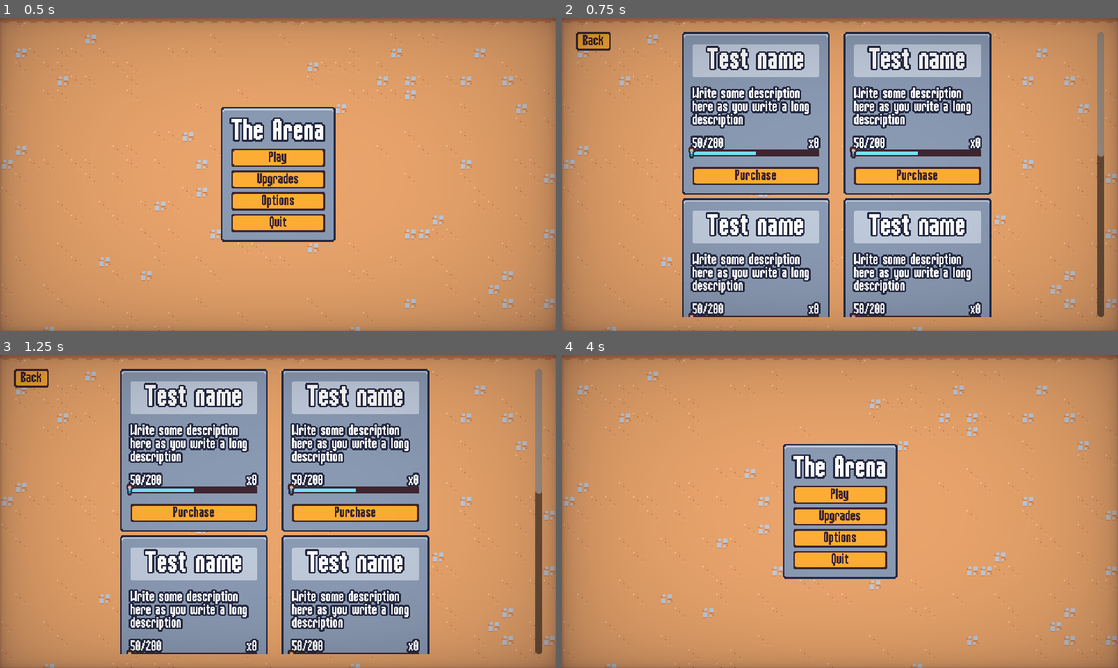
Above: before the commit, frames 1-4 (two rows, left to right).
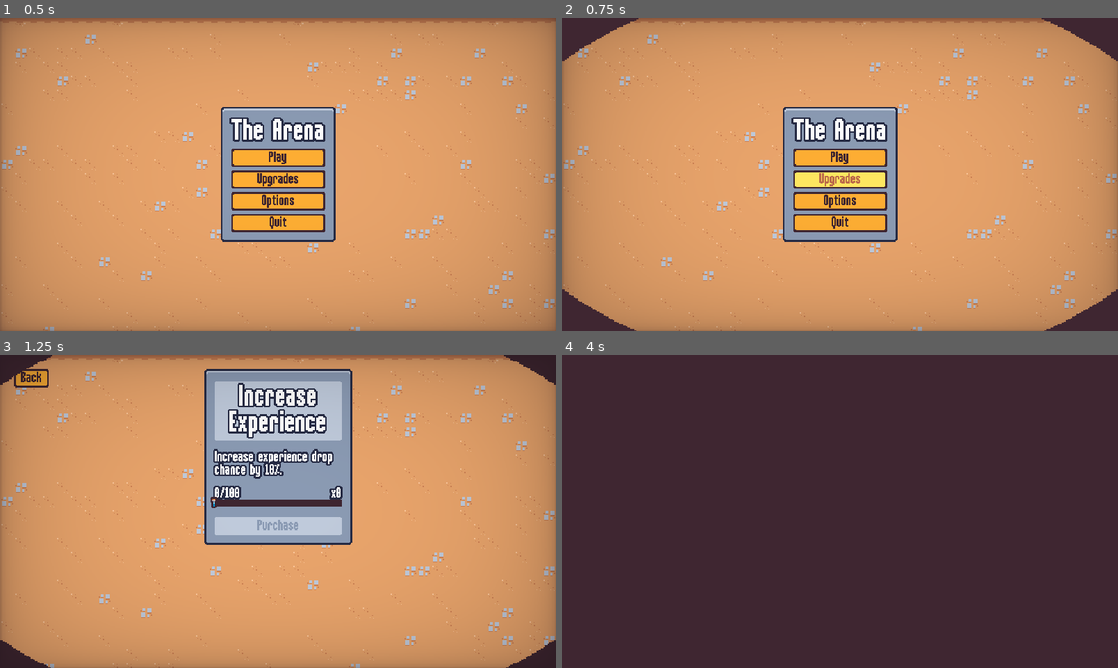
Above: after the commit, the same moments.

Repository: StefanKarasmilov/first_godot_project
Game: Godot game, scene res://scenes/ui/main_menu.tscn
Two runs of this game, one before a commit and one after it. Both use one fixed random seed, a clock stepped at 60 frames per second and the inputs below.
Inputs (mouse positions are in pixels of both pictures, inside the frame that each line leads up to):
- Up to frame 1 (0.5 s): no input
- Up to frame 2 (0.75 s): click "Upgrades" at 0.5 s
- Up to frame 3 (1.25 s): no input
- Up to frame 4 (4 s): click "Back" at 1.25 s; click (840, 536) at 2 s, where only the run before the commit has a clickable "Options"; click (840, 561) at 2.75 s, where only the run before the commit has a clickable "Windowed"; click "Back" at 3.5 s

Frame 1 is identical in both runs. In frame 2, 52% of the frame differs, in the area x 0-100%, y 0-100%; in frame 3, 48%; in frame 4, 99%.

Commit message:
after exoport

Diff:
--- a/icon.svg
+++ /dev/null
@@ -1 +0,0 @@
-<svg height="128" width="128" xmlns="http://www.w3.org/2000/svg"><rect x="2" y="2" width="124" height="124" rx="14" fill="#363d52" stroke="#212532" stroke-width="4"/><g transform="scale(.101) translate(122 122)"><g fill="#fff"><path d="M105 673v33q407 354 814 0v-33z"/><path d="m105 673 152 14q12 1 15 14l4 67 132 10 8-61q2-11 15-15h162q13 4 15 15l8 61 132-10 4-67q3-13 15-14l152-14V427q30-39 56-81-35-59-83-108-43 20-82 47-40-37-88-64 7-51 8-102-59-28-123-42-26 43-46 89-49-7-98 0-20-46-46-89-64 14-123 42 1 51 8 102-48 27-88 64-39-27-82-47-48 49-83 108 26 42 56 81zm0 33v39c0 276 813 276 814 0v-39l-134 12-5 69q-2 10-14 13l-162 11q-12 0-16-11l-10-65H446l-10 65q-4 11-16 11l-162-11q-12-3-14-13l-5-69z" fill="#478cbf"/><path d="M483 600c0 34 58 34 58 0v-86c0-34-58-34-58 0z"/><circle cx="725" cy="526" r="90"/><circle cx="299" cy="526" r="90"/></g><g fill="#414042"><circle cx="307" cy="532" r="60"/><circle cx="717" cy="532" r="60"/></g></g></svg>
--- a/project.godot
+++ b/project.godot
@@ -15,7 +15,12 @@
 config/use_custom_user_dir=true
 config/custom_user_dir_name="2DSurvivorsCourse"
 config/features=PackedStringArray("4.2", "Forward Plus")
-config/icon="res://icon.svg"
+boot_splash/bg_color=Color(0.247059, 0.14902, 0.192157, 1)
+boot_splash/image="res://icon.png"
+boot_splash/fullsize=false
+boot_splash/use_filter=false
+config/icon="res://icon.png"
+config/windows_native_icon="res://icon.ico"
 
 [autoload]
 
@@ -35,6 +40,7 @@
 window/size/window_width_override=1920
 window/size/window_height_override=1080
 window/stretch/mode="viewport"
+window/size/mode.debug=0
 
 [dotnet]
 
--- a/resources/theme/theme.tres
+++ b/resources/theme/theme.tres
@@ -8,6 +8,14 @@
 content_margin_top = 4.0
 content_margin_right = 4.0
 content_margin_bottom = 4.0
+texture = ExtResource("1_qu1qa")
+texture_margin_left = 1.0
+texture_margin_top = 1.0
+texture_margin_right = 1.0
+texture_margin_bottom = 1.0
+region_rect = Rect2(18, 2, 12, 12)
+
+[sub_resource type="StyleBoxTexture" id="StyleBoxTexture_b0hn3"]
 texture = ExtResource("1_qu1qa")
 texture_margin_left = 1.0
 texture_margin_top = 1.0
@@ -81,6 +89,37 @@
 [sub_resource type="StyleBoxFlat" id="StyleBoxFlat_gn25d"]
 bg_color = Color(0.247059, 0.14902, 0.192157, 1)
 
+[sub_resource type="StyleBoxFlat" id="StyleBoxFlat_bf0lw"]
+bg_color = Color(0.996078, 0.682353, 0.203922, 1)
+border_width_left = 2
+border_width_top = 2
+border_width_right = 2
+border_width_bottom = 2
+border_color = Color(0.8, 0.8, 0.8, 0)
+
+[sub_resource type="StyleBoxFlat" id="StyleBoxFlat_gau64"]
+bg_color = Color(0.996078, 0.682353, 0.203922, 1)
+border_width_left = 2
+border_width_top = 2
+border_width_right = 2
+border_width_bottom = 2
+border_color = Color(0.8, 0.8, 0.8, 0)
+
+[sub_resource type="StyleBoxFlat" id="StyleBoxFlat_ff3bs"]
+bg_color = Color(0.996078, 0.682353, 0.203922, 1)
+border_width_left = 2
+border_width_top = 2
+border_width_right = 2
+border_width_bottom = 2
+border_color = Color(0.8, 0.8, 0.8, 0)
+
+[sub_resource type="StyleBoxFlat" id="StyleBoxFlat_nhlwe"]
+content_margin_left = 4.0
+content_margin_top = 0.0
+content_margin_right = 4.0
+content_margin_bottom = 0.0
+bg_color = Color(0.247059, 0.14902, 0.192157, 1)
+
 [resource]
 default_font = ExtResource("1_a3hcd")
 default_font_size = 16
@@ -93,9 +132,11 @@
 BlueOutlineLabel/constants/shadow_offset_x = 0
 BlueOutlineLabel/constants/shadow_offset_y = 0
 Button/colors/font_color = Color(0.247059, 0.14902, 0.192157, 1)
+Button/colors/font_disabled_color = Color(0.545098, 0.607843, 0.705882, 1)
 Button/colors/font_focus_color = Color(0.247059, 0.14902, 0.192157, 1)
 Button/colors/font_hover_color = Color(0.741176, 0.423529, 0.290196, 1)
 Button/colors/font_pressed_color = Color(0.247059, 0.14902, 0.192157, 1)
+Button/styles/disabled = SubResource("StyleBoxTexture_b0hn3")
 Button/styles/focus = SubResource("StyleBoxEmpty_2n2ts")
 Button/styles/hover = SubResource("StyleBoxTexture_j4iji")
 Button/styles/normal = SubResource("StyleBoxTexture_ehhev")
@@ -108,3 +149,7 @@
 Label/constants/line_spacing = 0
 PanelContainer/styles/panel = SubResource("StyleBoxTexture_heyaq")
 ProgressBar/styles/background = SubResource("StyleBoxFlat_gn25d")
+VScrollBar/styles/grabber = SubResource("StyleBoxFlat_bf0lw")
+VScrollBar/styles/grabber_highlight = SubResource("StyleBoxFlat_gau64")
+VScrollBar/styles/grabber_pressed = SubResource("StyleBoxFlat_ff3bs")
+VScrollBar/styles/scroll = SubResource("StyleBoxFlat_nhlwe")
--- a/scenes/autoload/screen_transition.gd
+++ b/scenes/autoload/screen_transition.gd
@@ -1,19 +1,13 @@
 extends CanvasLayer
 
 signal transition_halfway
-
-var skip_emit = false
 
 
 func transition():
 	$AnimationPlayer.play("default")
 	await transition_halfway
-	skip_emit = true
 	$AnimationPlayer.play_backwards("default")
 
 
 func emit_transition_halfway():
-	if skip_emit:
-		skip_emit = false
-		return
 	transition_halfway.emit()
--- a/scenes/autoload/screen_transition.tscn
+++ b/scenes/autoload/screen_transition.tscn
@@ -68,7 +68,7 @@
 tracks/2/interp = 1
 tracks/2/loop_wrap = true
 tracks/2/keys = {
-"times": PackedFloat32Array(0, 0.01),
+"times": PackedFloat32Array(0, 0.03),
 "transitions": PackedFloat32Array(1, 1),
 "update": 1,
 "values": [false, true]
--- a/scenes/ui/main_menu.gd
+++ b/scenes/ui/main_menu.gd
@@ -16,14 +16,14 @@
 
 
 func on_play_pressed():
-	#ScreenTransition.transition()
-	#await ScreenTransition.transition_halfway
+	ScreenTransition.transition()
+	await ScreenTransition.transition_halfway
 	get_tree().change_scene_to_file("res://scenes/main/main.tscn")
 
 
 func on_options_pressed():
-	#ScreenTransition.transition()
-	#await ScreenTransition.transition_halfway
+	ScreenTransition.transition()
+	await ScreenTransition.transition_halfway
 
 	var options_instance = options_scene.instantiate()
 	add_child(options_instance)
@@ -31,6 +31,8 @@
 
 
 func on_upgrades_pressed():
+	ScreenTransition.transition()
+	await ScreenTransition.transition_halfway
 	get_tree().change_scene_to_file("res://scenes/ui/meta_menu.tscn")
 
 
@@ -39,4 +41,6 @@
 
 
 func on_options_closed(options_instance: Node):
+	ScreenTransition.transition()
+	await ScreenTransition.transition_halfway
 	options_instance.queue_free()
--- a/scenes/ui/meta_menu.gd
+++ b/scenes/ui/meta_menu.gd
@@ -18,4 +18,6 @@
 
 
 func on_back_pressed():
+	ScreenTransition.transition()
+	await ScreenTransition.transition_halfway
 	get_tree().change_scene_to_file("res://scenes/ui/main_menu.tscn")
--- a/scenes/ui/meta_menu.tscn
+++ b/scenes/ui/meta_menu.tscn
@@ -1,10 +1,9 @@
-[gd_scene load_steps=6 format=3 uid="uid://bkov8d0xyr5oe"]
+[gd_scene load_steps=5 format=3 uid="uid://bkov8d0xyr5oe"]
 
 [ext_resource type="Script" path="res://scenes/ui/meta_menu.gd" id="1_5dmhh"]
 [ext_resource type="TileSet" uid="uid://b7dx220ddwhwt" path="res://resources/tileset.tres" id="2_cf2bd"]
 [ext_resource type="Resource" uid="uid://vwucmy1uyhm4" path="res://resources/meta_upgrades/experience_gain.tres" id="2_ily1y"]
 [ext_resource type="PackedScene" uid="uid://tfdwausqy3ik" path="res://scenes/ui/vignette.tscn" id="4_iwhpm"]
-[ext_resource type="PackedScene" uid="uid://5vcnwffl8ufs" path="res://scenes/ui/meta_upgrade_card.tscn" id="4_xj37c"]
 
 [node name="MetaMenu" type="CanvasLayer"]
 layer = 4
@@ -16,52 +15,44 @@
 format = 2
 layer_0/tile_data = PackedInt32Array(589843, 0, 4, 524307, 0, 4, 458771, 0, 4, 393235, 0, 4, 327699, 0, 4, 262163, 0, 4 …(124622 unchanged characters)…
 
-[node name="MarginContainer" type="MarginContainer" parent="."]
+[node name="ScrollContainer" type="ScrollContainer" parent="."]
 anchors_preset = 15
 anchor_right = 1.0
 anchor_bottom = 1.0
 grow_horizontal = 2
 grow_vertical = 2
+
+[node name="MarginContainer" type="MarginContainer" parent="ScrollContainer"]
+layout_mode = 2
+size_flags_horizontal = 3
 theme_override_constants/margin_left = 16
 theme_override_constants/margin_top = 16
 theme_override_constants/margin_right = 16
 theme_override_constants/margin_bottom = 16
 
-[node name="ScrollContainer" type="ScrollContainer" parent="MarginContainer"]
-layout_mode = 2
-
-[node name="GridContainer" type="GridContainer" parent="MarginContainer/ScrollContainer"]
+[node name="GridContainer" type="GridContainer" parent="ScrollContainer/MarginContainer"]
 unique_name_in_owner = true
 layout_mode = 2
 size_flags_horizontal = 6
 theme_override_constants/h_separation = 16
+theme_override_constants/v_separation = 16
 columns = 2
 
-[node name="MetaUpgradeCard" parent="MarginContainer/ScrollContainer/GridContainer" instance=ExtResource("4_xj37c")]
-layout_mode = 2
+[node name="MarginContainer" type="MarginContainer" parent="."]
+anchors_preset = 9
+anchor_bottom = 1.0
+offset_right = 72.0
+grow_vertical = 2
+size_flags_horizontal = 3
+theme_override_constants/margin_left = 16
+theme_override_constants/margin_top = 16
+theme_override_constants/margin_right = 16
+theme_override_constants/margin_bottom = 16
 
-[node name="MetaUpgradeCard2" parent="MarginContainer/ScrollContainer/GridContainer" instance=ExtResource("4_xj37c")]
-layout_mode = 2
-
-[node name="MetaUpgradeCard3" parent="MarginContainer/ScrollContainer/GridContainer" instance=ExtResource("4_xj37c")]
-layout_mode = 2
-
-[node name="MetaUpgradeCard4" parent="MarginContainer/ScrollContainer/GridContainer" instance=ExtResource("4_xj37c")]
-layout_mode = 2
-
-[node name="MetaUpgradeCard5" parent="MarginContainer/ScrollContainer/GridContainer" instance=ExtResource("4_xj37c")]
-layout_mode = 2
-
-[node name="MetaUpgradeCard6" parent="MarginContainer/ScrollContainer/GridContainer" instance=ExtResource("4_xj37c")]
-layout_mode = 2
-
-[node name="BackButton" type="Button" parent="."]
+[node name="BackButton" type="Button" parent="MarginContainer"]
 unique_name_in_owner = true
 custom_minimum_size = Vector2(40, 2.08165e-12)
-offset_left = 16.0
-offset_top = 16.0
-offset_right = 56.0
-offset_bottom = 37.0
+layout_mode = 2
 size_flags_horizontal = 0
 size_flags_vertical = 0
 text = "Back
--- a/scenes/ui/options_menu.gd
+++ b/scenes/ui/options_menu.gd
@@ -30,6 +30,7 @@
 	if mode != DisplayServer.WINDOW_MODE_EXCLUSIVE_FULLSCREEN:
 		DisplayServer.window_set_mode(DisplayServer.WINDOW_MODE_EXCLUSIVE_FULLSCREEN)
 	else:
+		DisplayServer.window_set_flag(DisplayServer.WINDOW_FLAG_BORDERLESS, false)
 		DisplayServer.window_set_mode(DisplayServer.WINDOW_MODE_WINDOWED)
 
 	update_display()
--- a/scenes/ui/pause_menu.gd
+++ b/scenes/ui/pause_menu.gd
@@ -54,8 +54,8 @@
 
 
 func on_options_pressed():
-	#ScreenTransition.transition()
-	#await ScreenTransition.transition_halfway
+	ScreenTransition.transition()
+	await ScreenTransition.transition_halfway
 
 	var options_menu_instance = options_menu.instantiate()
 	add_child(options_menu_instance)
@@ -63,9 +63,15 @@
 
 
 func on_quit_pressed():
+	ScreenTransition.transition()
+	await ScreenTransition.transition_halfway
+
 	get_tree().paused = false
 	get_tree().change_scene_to_file("res://scenes/ui/main_menu.tscn")
 
 
 func on_options_back_pressed(options_menu_scene: Node):
+	ScreenTransition.transition()
+	await ScreenTransition.transition_halfway
+
 	options_menu_scene.queue_free()
Not shown, changed: export_presets.cfg
Binary file added: icon.ico
Binary file added: icon.png
Not shown, changed: icon.png.import
Not shown: 1 places in resources/theme/theme.tres that only renumber resources
Not shown, added: rcedit-x64.exe
